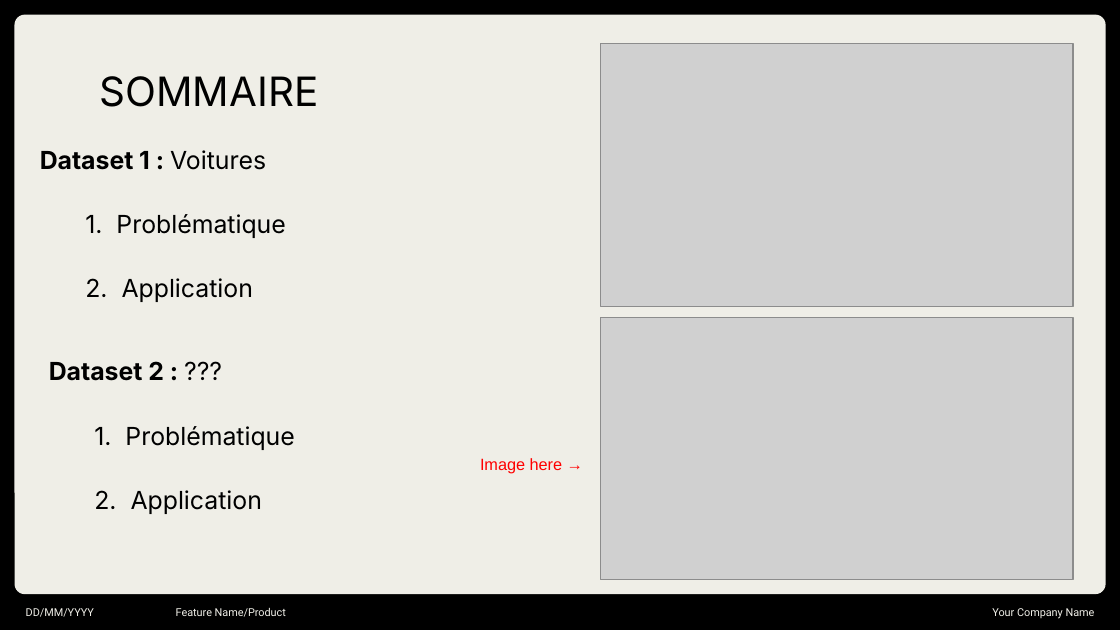
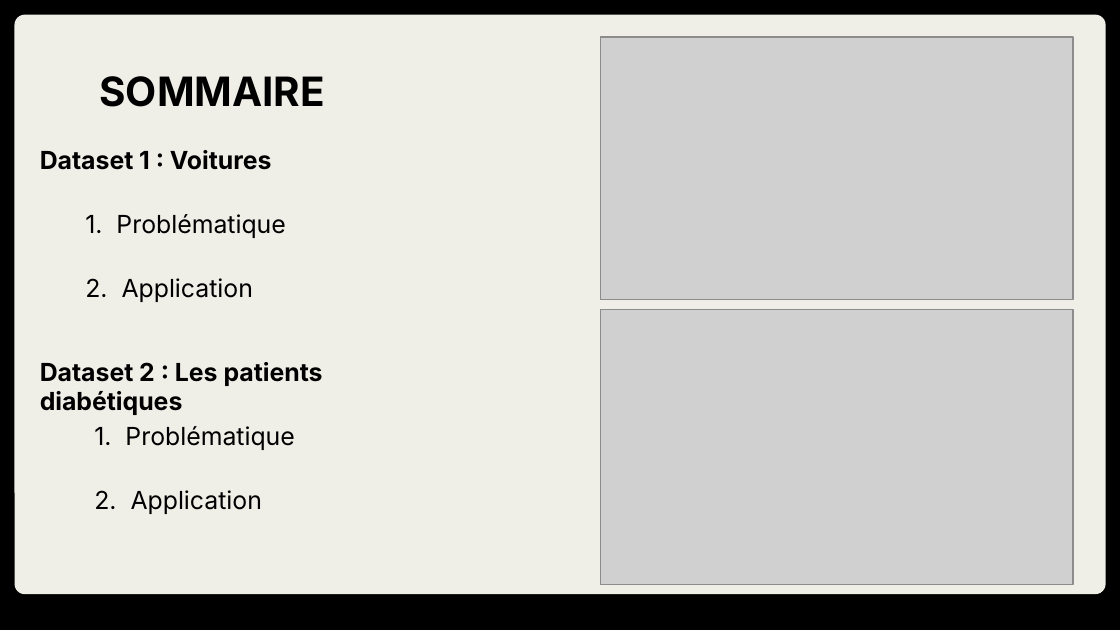
Before and after one commit to nizarover/Projet-Data-Analyst, a slide deck: slide 2 of Projects/Data Analyst/Presentation ACP.pptx. Drawn at 1120x630 pixels with LibreOffice and Linux fonts; fonts in the diff are those of the drawing; grey boxes stand for pictures. Boxes give left, top, right and bottom in pixels: in the first picture for what was removed or moved away, otherwise in the second. Text is boxed around its words. In the diff, an @@ line names an element or a change of style, - is before the commit and + after.

```diff
--- a/Projects/Data Analyst/Presentation ACP.pptx
+++ b/Projects/Data Analyst/Presentation ACP.pptx
@@ title "SOMMAIRE" at [99,76,325,107]: bold on @@
@@ picture: place and size @@
-picture at [600,44,1073,306]
+picture at [600,37,1073,299]
@@ text "Dataset 1 : Voitures" at [40,150,272,170]: bold on in "Voitures" @@
@@ picture: place and size @@
-picture at [600,317,1073,579]
+picture at [600,309,1073,585]
@@ text at [40,362,323,415]: text changed @@
-Dataset 2 : ???
+Dataset 2 : Les patients diabétiques
@@ text removed at [480,458,563,473] @@
-Image here →
@@ text removed at [26,608,94,617] @@
-DD/MM/YYYY
@@ text removed at [176,608,286,617] @@
-Feature Name/Product
@@ text removed at [992,608,1095,619] @@
-Your Company Name
```
Also in this commit, not shown: 6 other slides changed, 8 slides added, 3 other files.
